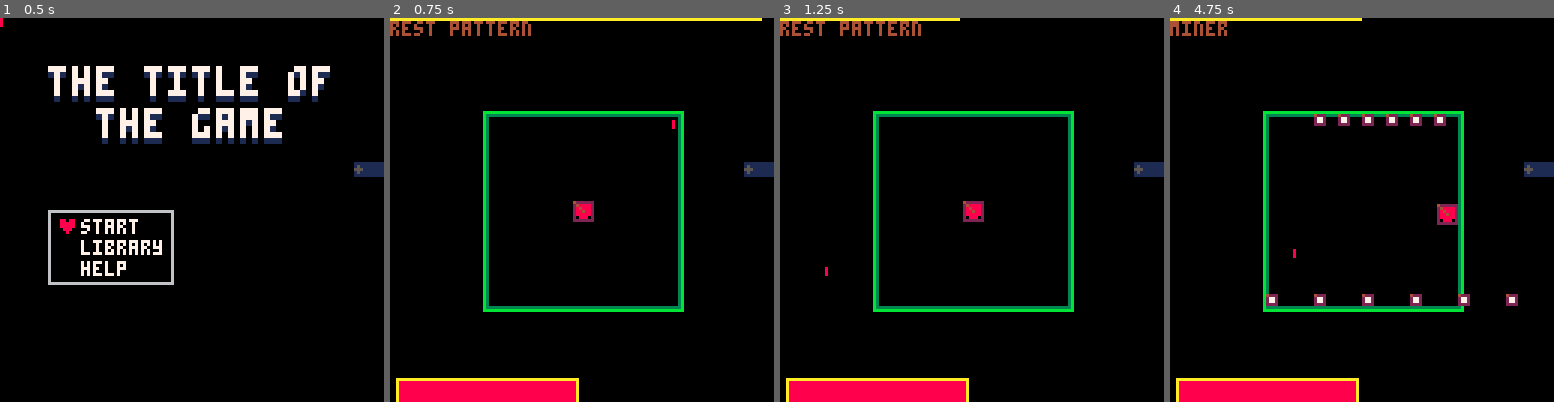
Above: before the commit, frames 1-4 (left to right).
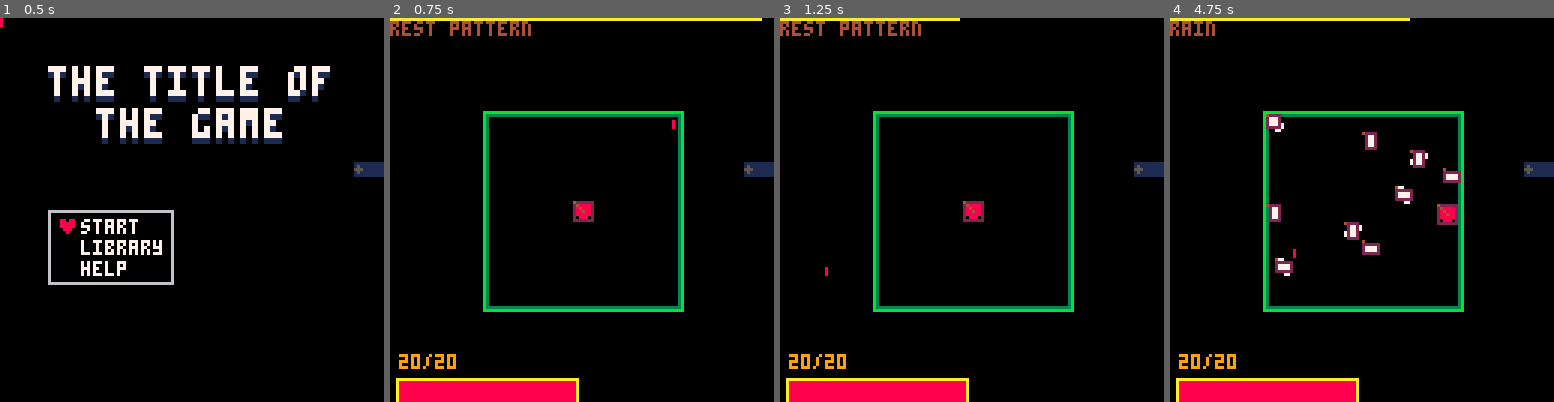
Above: after the commit, the same moments.

Repository: GiovanH/Pico8_Dev
Game: PICO-8 cartridge undertale.p8
Two runs of this game, one before a commit and one after it. Both use one fixed random seed, a clock stepped at 60 frames per second and the inputs below.
Inputs (mouse positions are in pixels of both pictures, inside the frame that each line leads up to):
- Up to frame 1 (0.5 s): tap X (X key) at 0.33 s
- Up to frame 2 (0.75 s): click (670, 121) at 0.67 s; tap O (Z key) at 0.7 s
- Up to frame 3 (1.25 s): tap X (X key) at 1.07 s; click (826, 267) at 1.22 s
- Up to frame 4 (4.75 s): hold Right 1.6-2.1 s; tap O (Z key) every 0.4 s from 1.7 to 4.5 s; click (1277, 114) at 1.77 s; tap X (X key) at 1.85, 2.97, 4.08 s; hold Up 2.15-2.42 s; click (1342, 259) at 2.32 s; hold Right 2.47-3.03 s; click (1404, 106) at 2.87 s; hold Left 3.08-3.58 s; click (1465, 256) at 3.42 s; hold Down 3.63-3.97 s; click (1231, 102) at 3.97 s; hold Right 4.02-4.68 s; click (1292, 248) at 4.52 s; hold Up from 4.73 s (still down)

Frame 1 is identical in both runs. In frame 2, 0.3% of the frame differs, in the area x 2-18%, y 87-92%; in frame 3, 0.3%; in frame 4, 3.3%, in the area x 0-91%, y 0-92%.

Commit message:
Pattern library

Diff:
--- a/undertale.p8
+++ b/undertale.p8
@@ -706,8 +706,8 @@
  self.size += self.padding*2 - vec(1, 3)  -- up to but not equal - last 2px space
 end
 function choicer:onadd()
- self.focus = 'choice' .. #self.stage.objects  -- careful, might still collide!
- focus:push(self.focus)
+ self.focus = 'choice' .. #self.stage.objects
+ self.stage:schedule(0, closure(focus.push, focus, self.focus))
 end
 function choicer:drawui()
  if (self.choices == nil) return
@@ -741,9 +741,12 @@
  end
 end
 
+-- Player
+
 local t_soul = mob:extend{
  invuln = 0,
  dynamic = true,
+ frame_len = 2,
  hp = 20,
  offset = vec(-3, -3),
  hbox_offset = vec(-3,-3)
@@ -832,9 +835,15 @@
 end
 function t_soul:drawui()
  local perc = self.hp / 20
- rectfill(mrconcatu(bbox.fromxywh(2, 120, 60*perc, 8), 8))
- rect(mrconcatu(bbox.fromxywh(2, 120, 60, 8), 10))
-end
+ local hpbox = bbox.fromxywh(2, 120, 60, 8)
+ local hplostv = vec(hpbox.w * (perc - 1), 0)
+
+ rectfill(mrconcatu(hpbox:grow(hplostv), 8))
+ rect(mrconcatu(hpbox, 10))
+ print(self.hp .. "/" .. 20, 3, 112, 9)
+end
+
+-- Bullets
 
 local t_bullet = mob:extend{
  dynamic = true,
@@ -912,6 +921,8 @@
  printh(self.vel)
 end
 
+-- Patterns
+
 local t_pattern = entity:extend{
  name = "??? pattern",
  lifespan = 200
@@ -938,11 +949,11 @@
  lifespan = 60
 }
 
-local pat_test = t_pattern:extend{
- name = "test pattern",
+local pat_rain = t_pattern:extend{
+ name = "rain",
  lifespan = 8 * 60
 }
-function pat_test:update()
+function pat_rain:update()
  t_pattern.update(self)
  if (self._doomed) return
  local arena = self.stage.arena
@@ -970,7 +981,26 @@
      64 + r*sin(i/n)
     ), 2*n))
   yieldn(2)
-  end
+ end
+end
+
+local pat_randthrow = t_pattern:extend{
+ name = "thrower",
+ lifespan = 5 * 60
+}
+function pat_randthrow:coupdate()
+ -- printh("coupdate")
+ local arena = self.stage.arena
+ local n = 10
+ local r = 50
+ for i = 1, n do
+  theta = rnd()
+  self:addchild(b_thrown(vec(
+     64 + r*cos(theta),
+     64 + r*sin(theta)
+    ), 8*n))
+  yieldn(8)
+ end
 end
 
 local pat_miner = t_pattern:extend{
@@ -987,25 +1017,29 @@
      64 - 32
     )))
   yield()
-  end
+ end
  for i = 1, 6 do
   self:addchild(b_mine(vec(
      64 + (i - 3)*16,
      64 + 28
     )))
   yield()
-  end
+ end
 end
 
 local lib_patterns = {
- -- pat_test,
- -- pat_circthrow,
+ pat_rain,
+ pat_circthrow,
+ pat_randthrow,
  pat_miner
 }
+
+-- Stage
 
 local t_arena = mob:extend{
  cur_pattern = nil,
- z = -1
+ z = -1,
+ onlypattern = nil
 }
 function t_arena:update()
  -- move arena with p2
@@ -1015,7 +1049,7 @@
  -- elseif (btn(3,1)) then self.shape:shift(vec(0, 8)) end
  if (self.cur_pattern and self.cur_pattern._doomed) self.cur_pattern = nil
 
- if (self.stage.o_soul.hp < 0) then
+ if (self.stage.o_soul.hp <= 0) then
   -- game over
   cur_stage = st_mainmenu()
  end
@@ -1039,7 +1073,8 @@
  -- Add new pattern to stage
  -- Set cur_pattern to new pattern
  -- Wait for cur_pattern to die
- self.cur_pattern = self.stage:add(rndc(lib_patterns)(self))
+ local pat = self.onlypattern or rndc(lib_patterns)
+ self.cur_pattern = self.stage:add(pat(self))
 end
 function t_arena:draw()
  -- TODO black frame for layered effects (stage is a hole)
@@ -1054,17 +1089,43 @@
  print(label, 0, 1)
 end
 
--- bg = entity()
--- function bg:draw()
---  cls()
--- end
--- bg.z = -100
+st_game = stage:extend{}
+function st_game:init()
+ stage.init(self)
+
+ self:add(t_arena(vec(32,32), 0, vec(64, 64)))
+ self.o_soul = self:add(t_soul(vec(64, 64), 0, vec(7,7)))
+end
+
+st_game_inspect = st_game:extend{}
+function st_game_inspect:init(pattern)
+ stage.init(self)
+
+ local arena = self:add(t_arena(vec(32,32), 0, vec(64, 64)))
+ self.o_soul = self:add(t_soul(vec(64, 64), 0, vec(7,7)))
+
+ arena.onlypattern = pattern
+
+ self.backheld = 0
+end
+function st_game_inspect:update()
+ st_game.update(self)
+ self.o_soul.hp = 20
+ if (btn(5)) then
+  self.backheld += 1
+ else
+  self.backheld = max(0, self.backheld-1)
+ end
+ printh(self.backheld)
+ if (self.backheld > 60) cur_stage = st_mainmenu()
+end
+
+-- Menus
 
 local t_mainmenu = entity:extend{}
 function t_mainmenu:init()
  entity.init(self)
 end
-
 function t_mainmenu:drawui()
  for i, s in ipairs{"the title of", "the game"} do
   local x = (128 - (#s * 8)) / 2
@@ -1078,23 +1139,25 @@
 function st_mainmenu:init()
  stage.init(self)
  self:add(t_mainmenu())
+ self:rootmenu()
+end
+function st_mainmenu:rootmenu()
  self:add(choicer({
     {"start", function()
       cur_stage = st_game()
      end},
-    {"library", function()
-     end},
-    {"help", function()
-     end}
+    {"library", closure(self.libmenu, self)},
+    {"help", nop}
    }, {pos=vec(16, 64)}))
 end
-
-st_game = stage:extend{}
-function st_game:init()
- stage.init(self)
-
- self:add(t_arena(vec(32,32), 0, vec(64, 64)))
- self.o_soul = self:add(t_soul(vec(64, 64), 0, vec(7,7)))
+function st_mainmenu:libmenu()
+ local choices = {}
+ for i,v in ipairs(lib_patterns) do
+  add(choices, {v.name, function()
+     cur_stage = st_game_inspect(v)
+    end})
+ end
+ self:add(choicer(choices, {pos=vec(18, 66)}))
 end
 
 -->8
@@ -1106,8 +1169,8 @@
 
 function _update60()
  cur_stage:update()
- -- dbg.watch(cur_stage,"stage")
- -- dbg.watch(focus, "focus")
+-- dbg.watch(cur_stage,"stage")
+-- dbg.watch(focus, "focus")
 -- dbg.watch(o_soul,"soul")
 -- dbg.watch(o_tpattern,"pattern")
 end
@@ -1142,4 +1205,169 @@
 ccddeeff000000000000000000000000000000000000000000000000000000000000000000000000000000000000000000000000000000000000000000000000
 ccddeeff000000000000000000000000000000000000000000000000000000000000000000000000000000000000000000000000000000000000000000000000
 
-
+__gff__
+0000000000000000000000000000000000000000000000000000000000000000000000000000000000000000000000000000000000000000000000000000000000000000000000000000000000000000000000000000000000000000000000000000000000000000000000000000000000000000000000000000000000000000
+0000000000000000000000000000000000000000000000000000000000000000000000000000000000000000000000000000000000000000000000000000000000000000000000000000000000000000000000000000000000000000000000000000000000000000000000000000000000000000000000000000000000000000
+__map__
+0000000000000000000000000000000000000000000000000000000000000000000000000000000000000000000000000000000000000000000000000000000000000000000000000000000000000000000000000000000000000000000000000000000000000000000000000000000000000000000000000000000000000000
+0000000000000000000000000000000000000000000000000000000000000000000000000000000000000000000000000000000000000000000000000000000000000000000000000000000000000000000000000000000000000000000000000000000000000000000000000000000000000000000000000000000000000000
+0000000000000000000000000000000000000000000000000000000000000000000000000000000000000000000000000000000000000000000000000000000000000000000000000000000000000000000000000000000000000000000000000000000000000000000000000000000000000000000000000000000000000000
+0000000000000000000000000000000000000000000000000000000000000000000000000000000000000000000000000000000000000000000000000000000000000000000000000000000000000000000000000000000000000000000000000000000000000000000000000000000000000000000000000000000000000000
+0000000000000000000000000000000000000000000000000000000000000000000000000000000000000000000000000000000000000000000000000000000000000000000000000000000000000000000000000000000000000000000000000000000000000000000000000000000000000000000000000000000000000000
+0000000000000000000000000000000000000000000000000000000000000000000000000000000000000000000000000000000000000000000000000000000000000000000000000000000000000000000000000000000000000000000000000000000000000000000000000000000000000000000000000000000000000000
+0000000000000000000000000000000000000000000000000000000000000000000000000000000000000000000000000000000000000000000000000000000000000000000000000000000000000000000000000000000000000000000000000000000000000000000000000000000000000000000000000000000000000000
+0000000000000000000000000000000000000000000000000000000000000000000000000000000000000000000000000000000000000000000000000000000000000000000000000000000000000000000000000000000000000000000000000000000000000000000000000000000000000000000000000000000000000000
+0000000000000000000000000000000000000000000000000000000000000000000000000000000000000000000000000000000000000000000000000000000000000000000000000000000000000000000000000000000000000000000000000000000000000000000000000000000000000000000000000000000000000000
+0000000000000000000000000000000000000000000000000000000000000000000000000000000000000000000000000000000000000000000000000000000000000000000000000000000000000000000000000000000000000000000000000000000000000000000000000000000000000000000000000000000000000000
+0000000000000000000000000000000000000000000000000000000000000000000000000000000000000000000000000000000000000000000000000000000000000000000000000000000000000000000000000000000000000000000000000000000000000000000000000000000000000000000000000000000000000000
+0000000000000000000000000000000000000000000000000000000000000000000000000000000000000000000000000000000000000000000000000000000000000000000000000000000000000000000000000000000000000000000000000000000000000000000000000000000000000000000000000000000000000000
+0000000000000000000000000000000000000000000000000000000000000000000000000000000000000000000000000000000000000000000000000000000000000000000000000000000000000000000000000000000000000000000000000000000000000000000000000000000000000000000000000000000000000000
+0000000000000000000000000000000000000000000000000000000000000000000000000000000000000000000000000000000000000000000000000000000000000000000000000000000000000000000000000000000000000000000000000000000000000000000000000000000000000000000000000000000000000000
+0000000000000000000000000000000000000000000000000000000000000000000000000000000000000000000000000000000000000000000000000000000000000000000000000000000000000000000000000000000000000000000000000000000000000000000000000000000000000000000000000000000000000000
+0000000000000000000000000000000000000000000000000000000000000000000000000000000000000000000000000000000000000000000000000000000000000000000000000000000000000000000000000000000000000000000000000000000000000000000000000000000000000000000000000000000000000000
+0000000000000000000000000000000000000000000000000000000000000000000000000000000000000000000000000000000000000000000000000000000000000000000000000000000000000000000000000000000000000000000000000000000000000000000000000000000000000000000000000000000000000000
+0000000000000000000000000000000000000000000000000000000000000000000000000000000000000000000000000000000000000000000000000000000000000000000000000000000000000000000000000000000000000000000000000000000000000000000000000000000000000000000000000000000000000000
+0000000000000000000000000000000000000000000000000000000000000000000000000000000000000000000000000000000000000000000000000000000000000000000000000000000000000000000000000000000000000000000000000000000000000000000000000000000000000000000000000000000000000000
+0000000000000000000000000000000000000000000000000000000000000000000000000000000000000000000000000000000000000000000000000000000000000000000000000000000000000000000000000000000000000000000000000000000000000000000000000000000000000000000000000000000000000000
+0000000000000000000000000000000000000000000000000000000000000000000000000000000000000000000000000000000000000000000000000000000000000000000000000000000000000000000000000000000000000000000000000000000000000000000000000000000000000000000000000000000000000000
+0000000000000000000000000000000000000000000000000000000000000000000000000000000000000000000000000000000000000000000000000000000000000000000000000000000000000000000000000000000000000000000000000000000000000000000000000000000000000000000000000000000000000000
+0000000000000000000000000000000000000000000000000000000000000000000000000000000000000000000000000000000000000000000000000000000000000000000000000000000000000000000000000000000000000000000000000000000000000000000000000000000000000000000000000000000000000000
+0000000000000000000000000000000000000000000000000000000000000000000000000000000000000000000000000000000000000000000000000000000000000000000000000000000000000000000000000000000000000000000000000000000000000000000000000000000000000000000000000000000000000000
+0000000000000000000000000000000000000000000000000000000000000000000000000000000000000000000000000000000000000000000000000000000000000000000000000000000000000000000000000000000000000000000000000000000000000000000000000000000000000000000000000000000000000000
+0000000000000000000000000000000000000000000000000000000000000000000000000000000000000000000000000000000000000000000000000000000000000000000000000000000000000000000000000000000000000000000000000000000000000000000000000000000000000000000000000000000000000000
+0000000000000000000000000000000000000000000000000000000000000000000000000000000000000000000000000000000000000000000000000000000000000000000000000000000000000000000000000000000000000000000000000000000000000000000000000000000000000000000000000000000000000000
+0000000000000000000000000000000000000000000000000000000000000000000000000000000000000000000000000000000000000000000000000000000000000000000000000000000000000000000000000000000000000000000000000000000000000000000000000000000000000000000000000000000000000000
+0000000000000000000000000000000000000000000000000000000000000000000000000000000000000000000000000000000000000000000000000000000000000000000000000000000000000000000000000000000000000000000000000000000000000000000000000000000000000000000000000000000000000000
+0000000000000000000000000000000000000000000000000000000000000000000000000000000000000000000000000000000000000000000000000000000000000000000000000000000000000000000000000000000000000000000000000000000000000000000000000000000000000000000000000000000000000000
+0000000000000000000000000000000000000000000000000000000000000000000000000000000000000000000000000000000000000000000000000000000000000000000000000000000000000000000000000000000000000000000000000000000000000000000000000000000000000000000000000000000000000000
+0000000000000000000000000000000000000000000000000000000000000000000000000000000000000000000000000000000000000000000000000000000000000000000000000000000000000000000000000000000000000000000000000000000000000000000000000000000000000000000000000000000000000000
+…(130 lines of a section not shown)…
Not shown, changed: the music (__music__) section of undertale.p8
Not shown, changed: the sound effects (__sfx__) section of undertale.p8
